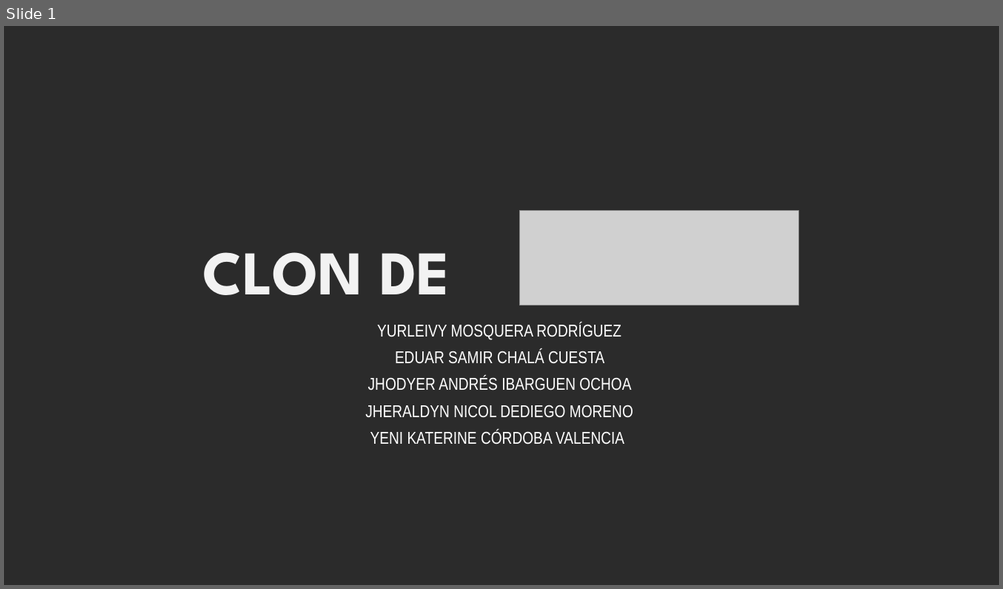
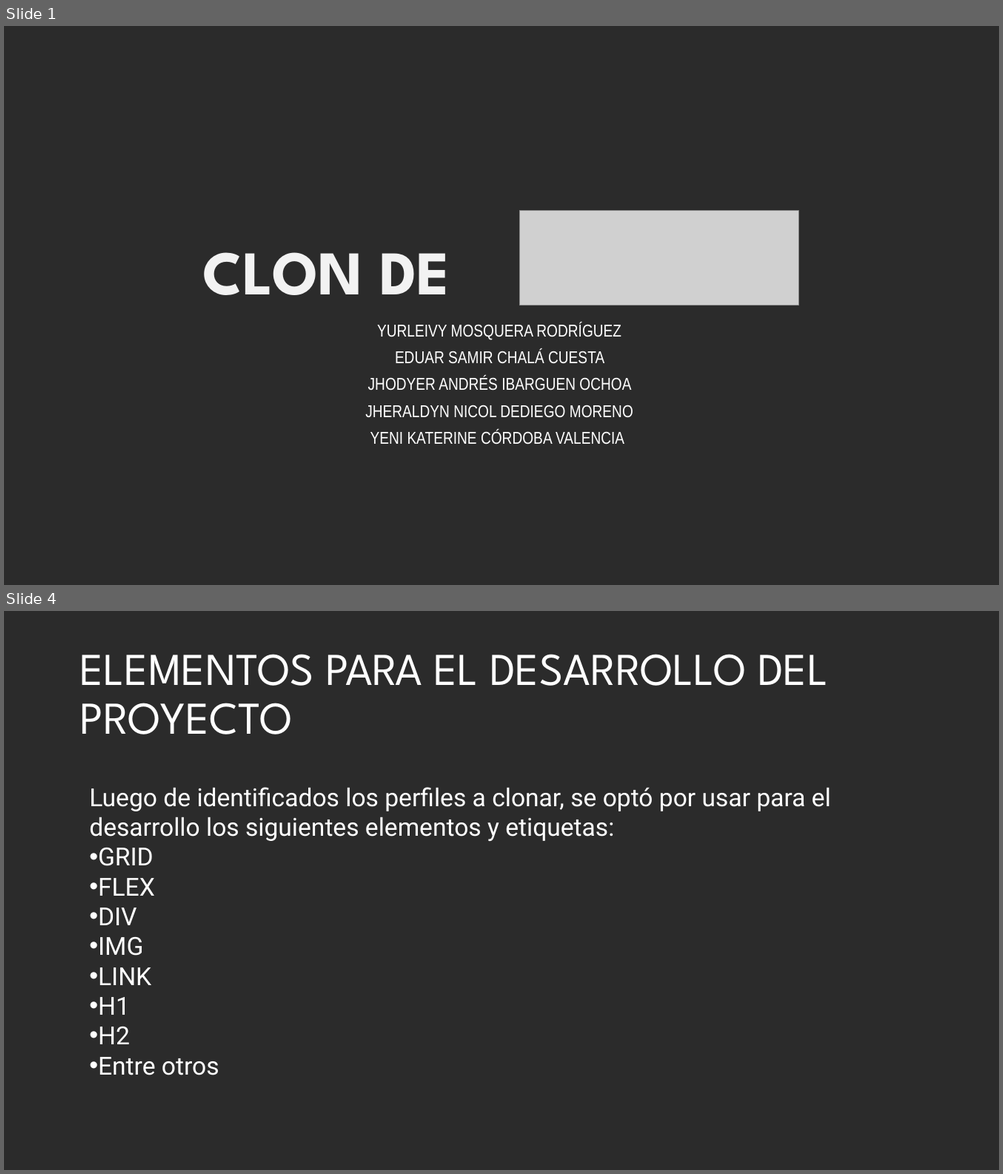
Before and after one commit to eschala/Proyecto_Clonaci-n_Kahoot_2023-2, a slide deck: Kahoot_Files_Beta_ADL/Presentacion CLON KAHOOT.pptx. Shown one above the other, each under a label of ours: slide 1 before the commit, slides 1 and 4 after it; the slides between them are not shown. The pictures are 1003x589 and 1003x1174 pixels, drawn with LibreOffice and Linux fonts; fonts in the diff are those of the drawing; grey boxes stand for pictures; background and template pictures are left out; a plain dark background stands for a picture behind light text. Boxes give left, top, right and bottom in pixels: in the first picture for what was removed or moved away, otherwise in the second. Text is boxed around its words. In the diff, an @@ line names an element or a change of style, - is before the commit and + after.

```diff
--- a/Kahoot_Files_Beta_ADL/Presentacion CLON KAHOOT.pptx
+++ b/Kahoot_Files_Beta_ADL/Presentacion CLON KAHOOT.pptx
@@ slide 4 added at (4, 611, 999, 1170), background picture (left out) @@
@@ title added at (79, 654, 828, 735), 44 pt, text #FFFFFF @@
+ELEMENTOS PARA EL DESARROLLO DEL PROYECTO
@@ text added at (89, 787, 831, 1076), 24 pt, text #FFFFFF @@
+Luego de identificados los perfiles a clonar, se optó por usar para el desarrollo los siguientes elementos y etiquetas:
+• GRID
+• FLEX
+• DIV
+• IMG
+• LINK
+• H1
+• H2
+• Entre otros
```
Also in this commit, not shown: 1 slide changed, 2 other slides added, 1 slide removed.
